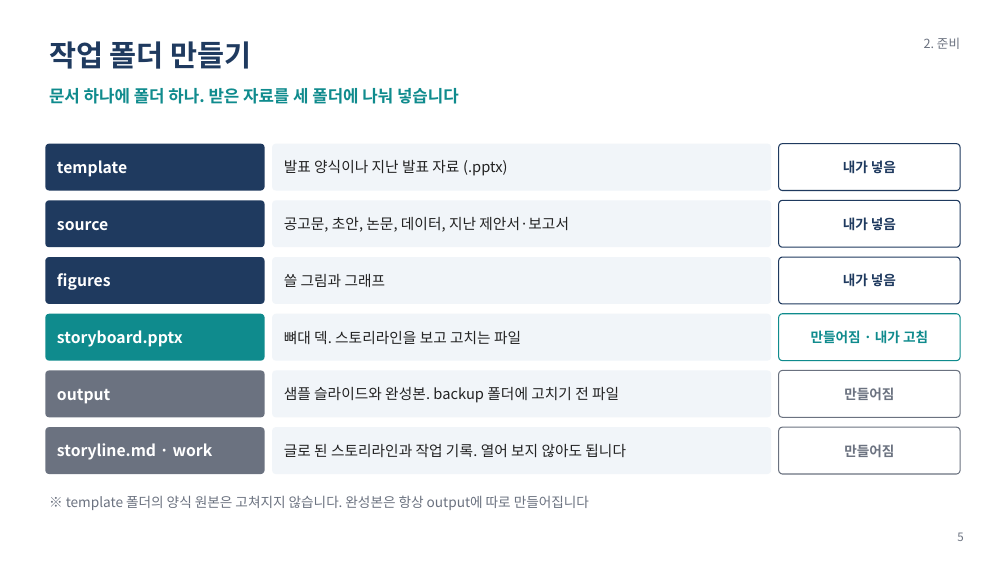
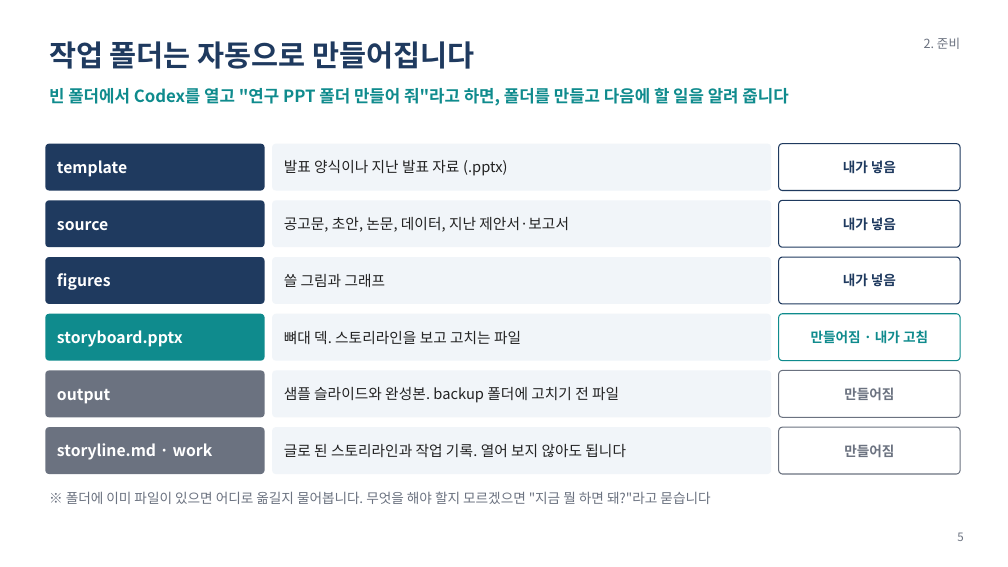
Before and after one commit to o-Fireheart-o/research-pptx-skill, a slide deck: slide 5 of docs/research-pptx 사용 매뉴얼.pptx. Drawn at 1008x567 pixels with LibreOffice and Linux fonts; fonts in the diff are those of the drawing. Boxes give left, top, right and bottom in pixels: in the first picture for what was removed or moved away, otherwise in the second. Text is boxed around its words. In the diff, an @@ line names an element or a change of style, - is before the commit and + after.

```diff
--- a/docs/research-pptx 사용 매뉴얼.pptx
+++ b/docs/research-pptx 사용 매뉴얼.pptx
@@ text at (x1=49, y1=41, x2=474, y2=69): text changed @@
-작업 폴더 만들기
+작업 폴더는 자동으로 만들어집니다
@@ text at (x1=49, y1=85, x2=788, y2=107): text changed @@
-문서 하나에 폴더 하나. 받은 자료를 세 폴더에 나눠 넣습니다
+빈 폴더에서 Codex를 열고 "연구 PPT 폴더 만들어 줘"라고 하면, 폴더를 만들고 다음에 할 일을 알려 줍니다
@@ text at (x1=66, y1=491, x2=710, y2=504): text changed @@
-※ template 폴더의 양식 원본은 고쳐지지 않습니다. 완성본은 항상 output에 따로 만들어집니다
+※ 폴더에 이미 파일이 있으면 어디로 옮길지 물어봅니다. 무엇을 해야 할지 모르겠으면 "지금 뭘 하면 돼?"라고 묻습니다
```
Also in this commit, not shown: 4 other slides changed, 7 other files.
